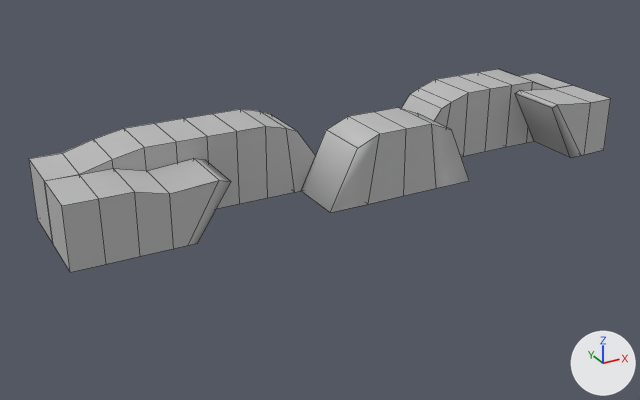
A saved change to the FBX model Star Catcher/Assets/Imports/Terrain Modules/BigDepth/BigDepth 04.fbx.
Camera for both pictures: a camera (50 mm lens) standing at (-0.183, -0.296, 0.135) and looking at (-0.011, 0.017, -0.021). Every picture has the same lights, and +X, +Y and +Z are marked at lower right. Mesh edges are drawn as thin lines. Where no turn or scale is listed for an object, it has been applied to the vertices.
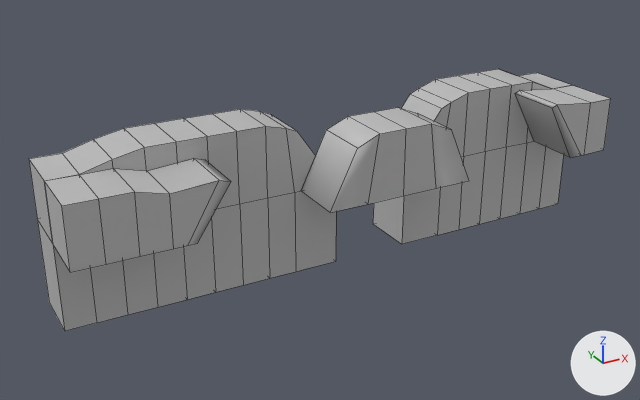
Boxes (x1, y1, x2, y2) around the edits, measured in the pictures (640 x 400 px):
'polySurface3', reshaped (29% taller)
    before: (29, 69, 611, 272)
    after: (29, 69, 611, 331)
part 1 of me_mesh, built on
    after: (37, 141, 564, 331)

What the commit changed:
me_mesh is used by ob_polysurface3; location (0.0, 0.0, 0.0).
me_mesh had 132 vertices, 122 faces and spanned x -0.127..0.127, y -0.013..0.038, z -0.013..0.019.
me_mesh now has 168 vertices, 158 faces and spans x -0.127..0.127, y -0.013..0.038, z -0.051..0.019.
Part 1, on me_mesh:
16 faces are deleted.
36 new vertices lie (0.0, 0.0, -0.038) away from vertices in x -0.127..0.127, y 0.013..0.038, z -0.013.
52 new faces join them.
